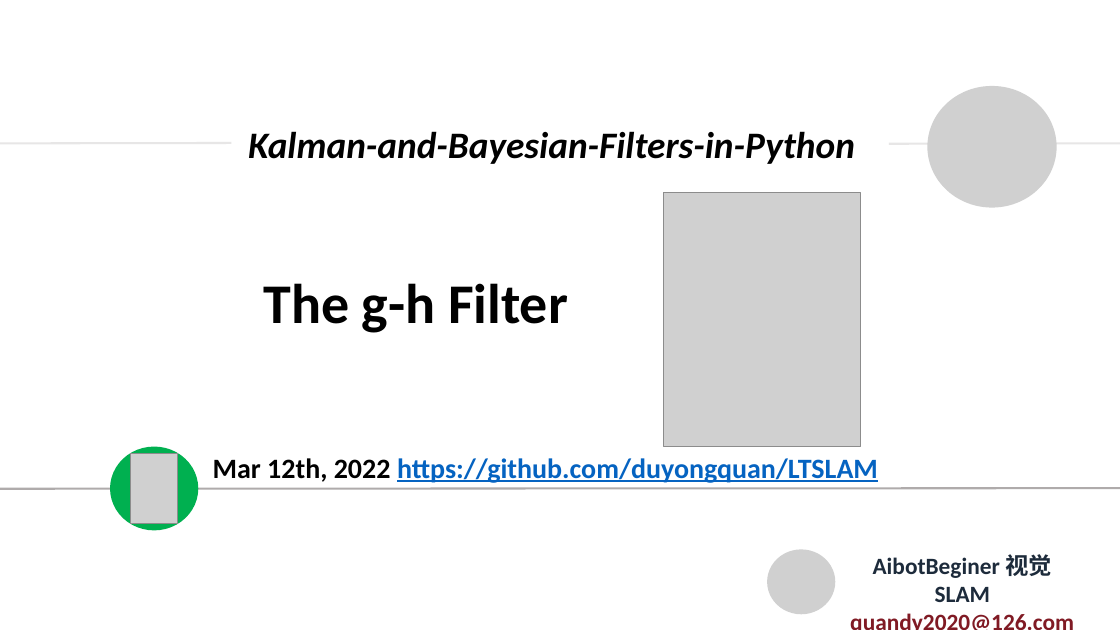
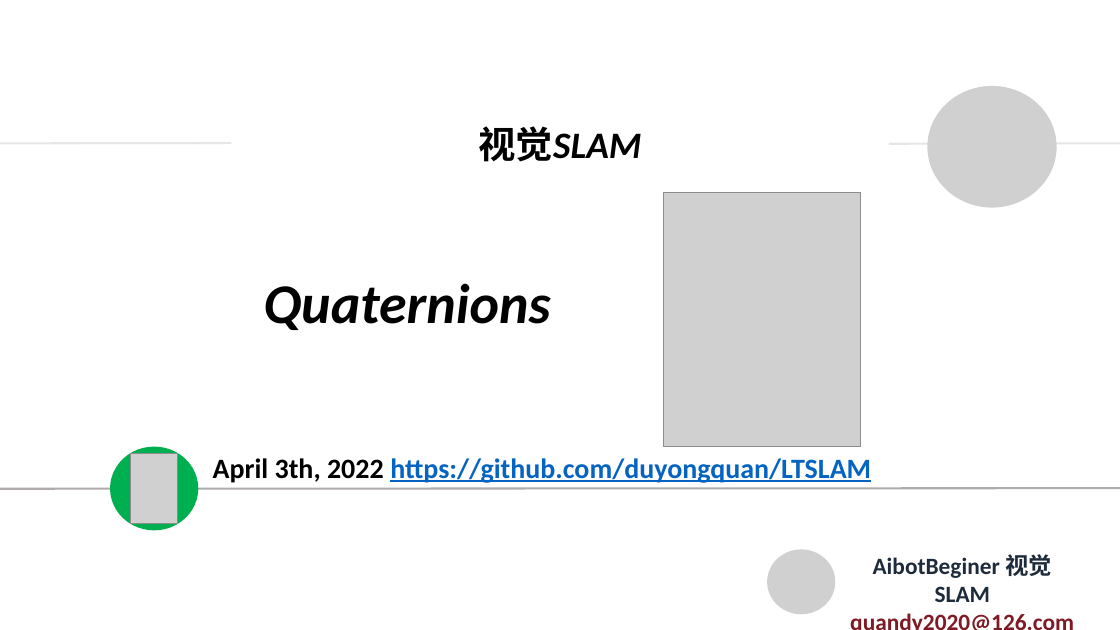
Before and after one commit to duyongquan/LTSLAM, a slide deck: slide 1 of docs/pptx/VINS/04-四元素.pptx. Drawn at 1120x630 pixels with LibreOffice and Linux fonts; fonts in the diff are those of the drawing; grey boxes stand for pictures. Boxes give left, top, right and bottom in pixels: in the first picture for what was removed or moved away, otherwise in the second. Text is boxed around its words. In the diff, an @@ line names an element or a change of style, - is before the commit and + after.

```diff
--- a/docs/pptx/VINS/04-四元素.pptx
+++ b/docs/pptx/VINS/04-四元素.pptx
@@ text at (478,126,641,162): text changed @@
-Kalman-and-Bayesian-Filters-in-Python
+视觉SLAM
@@ text at (263,283,550,330): text changed; italic on @@
-The g-h Filter
+Quaternions
@@ text at (213,458,871,483): text changed @@
-Mar 12th, 2022 https://github.com/duyongquan/LTSLAM
+April 3th, 2022 https://github.com/duyongquan/LTSLAM
```
Also in this commit, not shown: 35 slides added, 27 slides removed, 5 other files.
